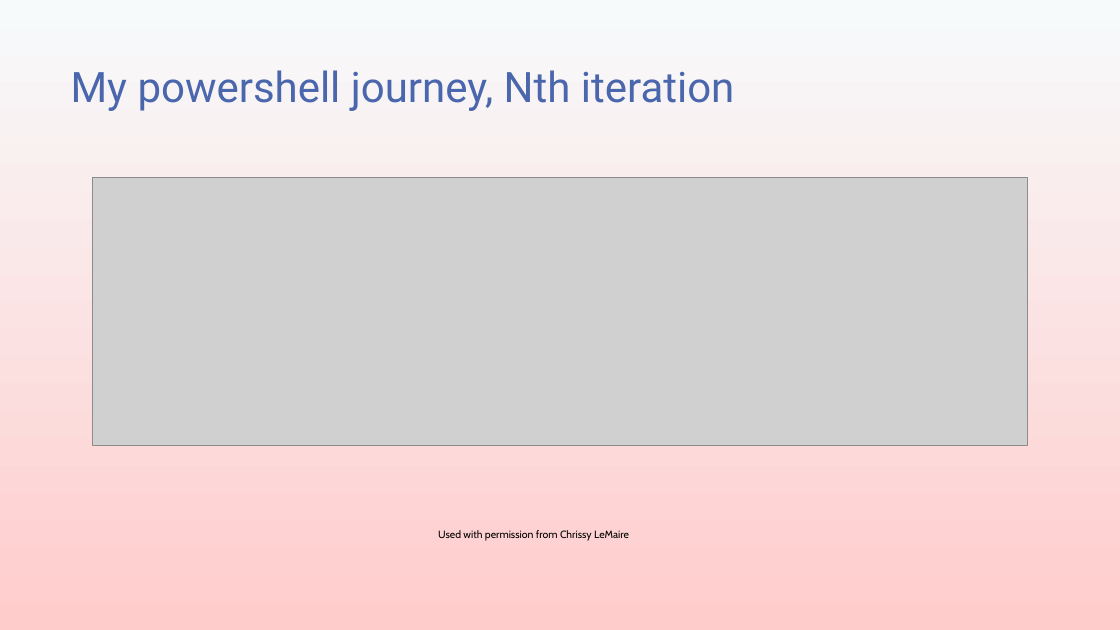
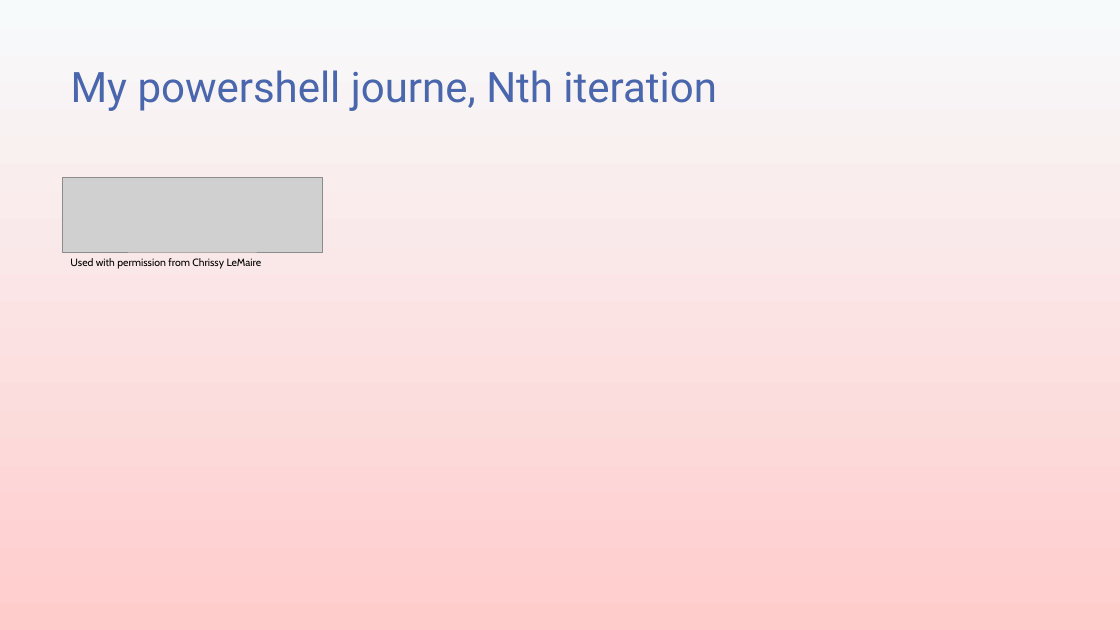
Before and after one commit to transmokopter/Presentations, a slide deck: slide 8 of ILoveDBATools/ILoveDBATools.pptx (slide 9 before the commit). Drawn at 1120x630 pixels with LibreOffice and Linux fonts; fonts in the diff are those of the drawing; grey boxes stand for pictures; background and template pictures are left out. Boxes give left, top, right and bottom in pixels: in the first picture for what was removed or moved away, otherwise in the second. Text is boxed around its words. In the diff, an @@ line names an element or a change of style, - is before the commit and + after.

```diff
--- a/ILoveDBATools/ILoveDBATools.pptx
+++ b/ILoveDBATools/ILoveDBATools.pptx
@@ title at box(71, 70, 716, 111): text changed @@
-My powershell journey, Nth iteration
+My powershell journe, Nth iteration
@@ picture: place and size @@
-picture at box(92, 177, 1028, 445)
+picture at box(62, 177, 323, 252)
@@ text "Used with permission from Chrissy ...": place and size @@
-text "Used with permission from Chrissy ..." at box(438, 530, 629, 541)
+text "Used with permission from Chrissy ..." at box(70, 258, 262, 269)
```
Also in this commit, not shown: 7 other slides changed, 1 slide added, 3 slides removed, 2 other files.
